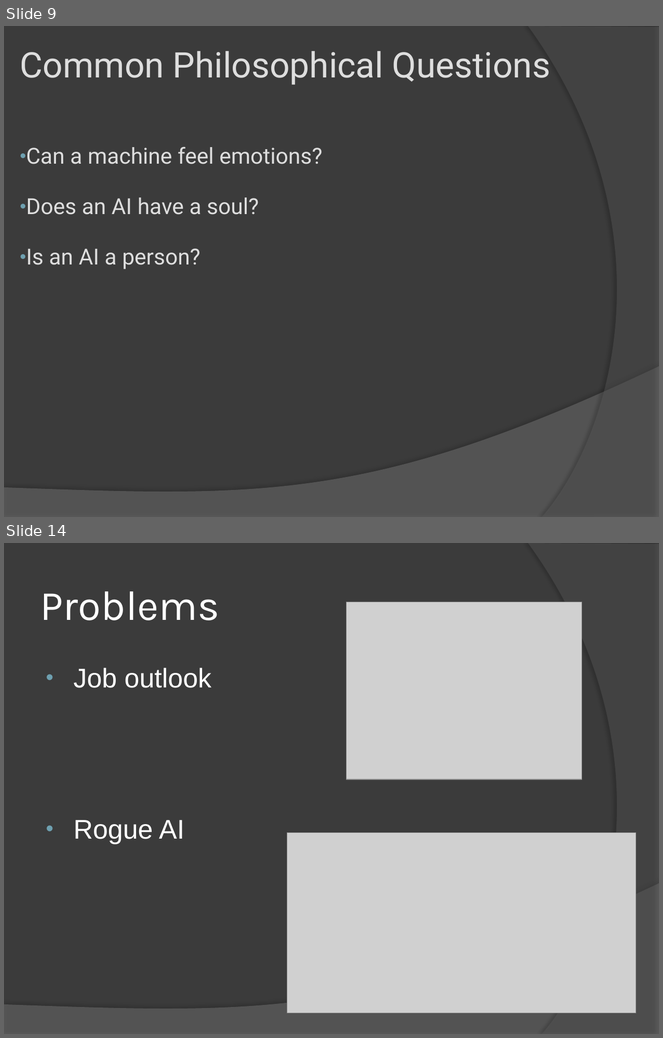
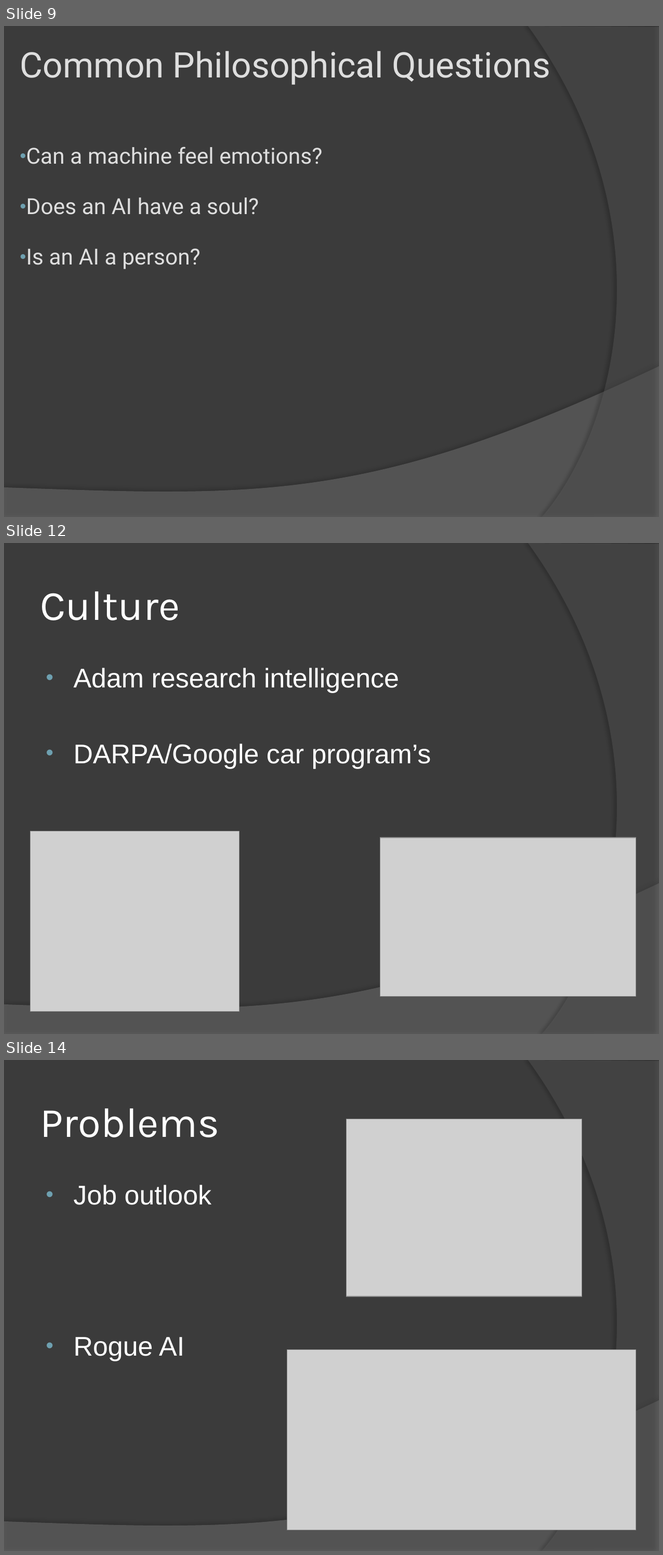
Before and after one commit to abhishekori/team-sexy-awesome-repository-of-awesomeness-----sexy, a slide deck: artififical intelligence.pptx. Shown one above the other, each under a label of ours: slides 9 and 14 before the commit, slides 9, 12 and 14 after it; the slides between them are not shown. The pictures are 663x1038 and 663x1555 pixels, drawn with LibreOffice and Linux fonts; fonts in the diff are those of the drawing; grey boxes stand for pictures. Boxes give left, top, right and bottom in pixels: in the first picture for what was removed or moved away, otherwise in the second. Text is boxed around its words. In the diff, an @@ line names an element or a change of style, - is before the commit and + after.

```diff
--- a/artififical intelligence.pptx
+++ b/artififical intelligence.pptx
@@ slide 12 added at [4, 543, 659, 1034], background #3B3B3B; not listed: 2 template elements that a slide beside it also shows @@
@@ title added at [40, 591, 180, 620], 51 pt, text #FFFFFF @@
+Culture
@@ text added at [74, 668, 431, 769], 33 pt, text #FFFFFF @@
+• Adam research intelligence
+• DARPA/Google car program’s
@@ picture added at [30, 832, 239, 1012] @@
@@ picture added at [380, 838, 636, 997] @@
```
Also in this commit, not shown: 5 slides changed, 2 other slides added, 4 slides removed.
